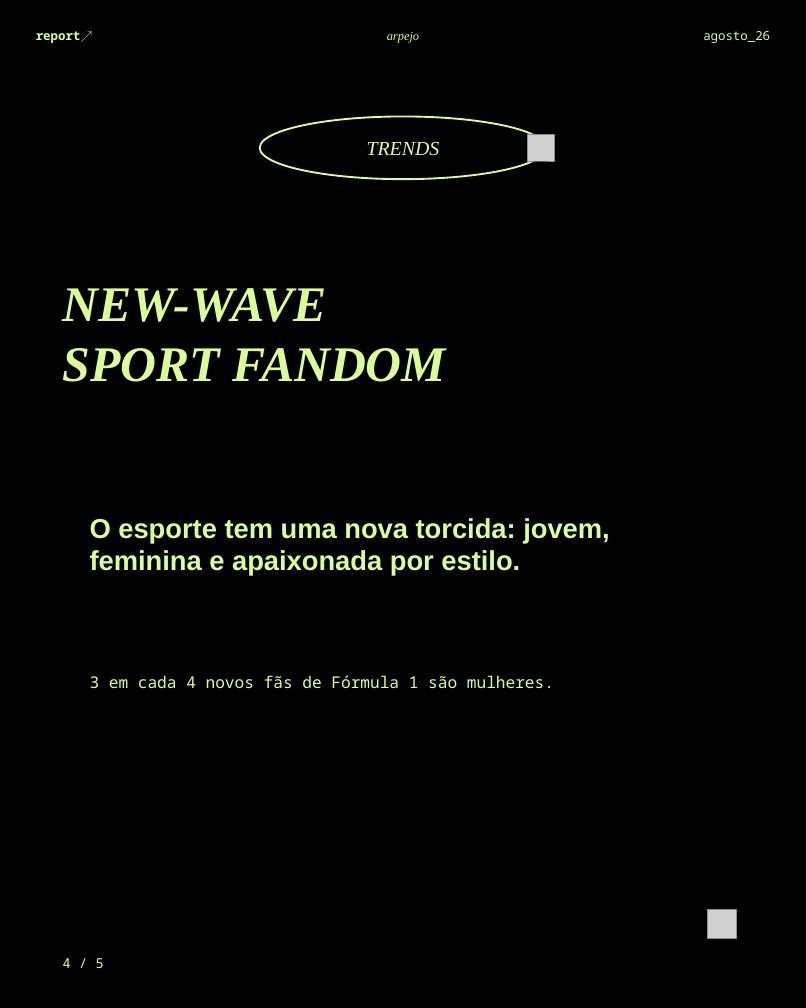
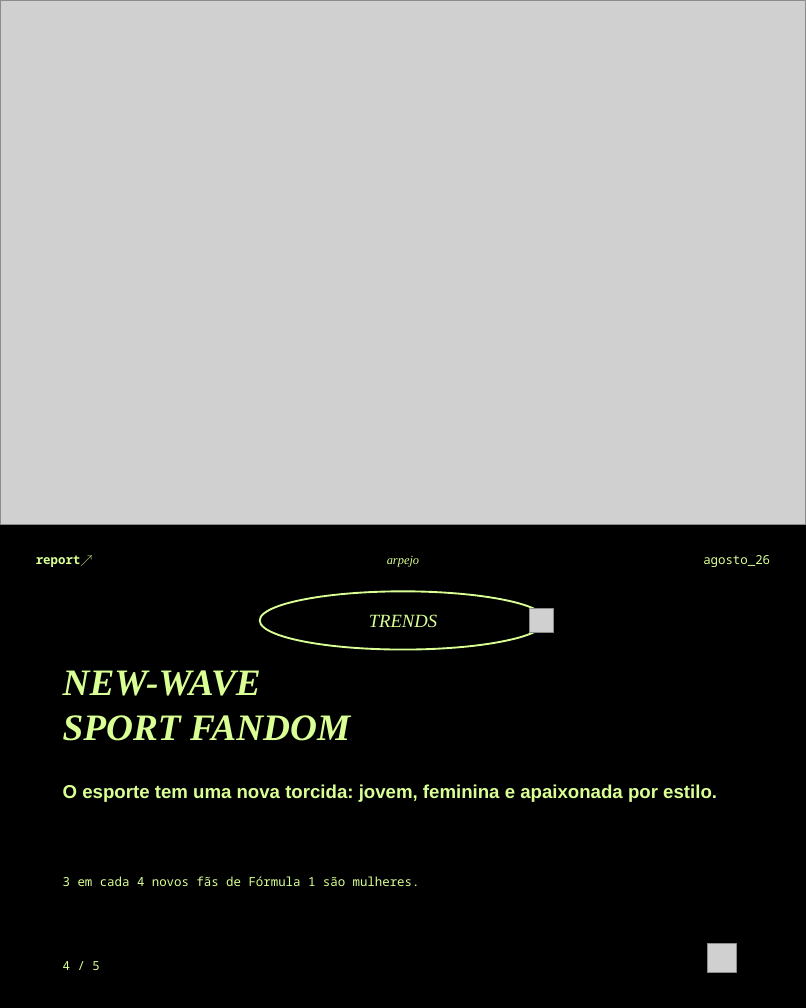
Before and after one commit to BiancaSchwanke/data-manipulation-exercises, a slide deck: slide 5 of entregas-agosto26/carrossel-instagram-agosto26.pptx. Drawn at 806x1008 pixels with LibreOffice and Linux fonts; fonts in the diff are those of the drawing; grey boxes stand for pictures; background and template pictures are left out. Boxes give left, top, right and bottom in pixels: in the first picture for what was removed or moved away, otherwise in the second. Text is boxed around its words. In the diff, an @@ line names an element or a change of style, - is before the commit and + after.

```diff
--- a/entregas-agosto26/carrossel-instagram-agosto26.pptx
+++ b/entregas-agosto26/carrossel-instagram-agosto26.pptx
@@ rectangle removed at [0,0,806,484] @@
@@ picture added at [0,0,806,524] @@
@@ rounded rectangle removed at [63,484,743,788] @@
@@ 3 texts: place and size @@
-3 texts at [36,31,770,43]
+3 texts at [36,555,770,567]
@@ text "TRENDS": place and size @@
-text "TRENDS" at [367,141,440,156]
+text "TRENDS" at [369,614,437,628]
@@ text "TRENDS" at [369,614,437,628]: size 16 to 15 pt @@
@@ ellipse: place and size @@
-ellipse at [260,116,546,179]
+ellipse at [260,591,546,649]
@@ picture: place and size @@
-picture at [527,134,553,160]
+picture at [529,608,553,632]
@@ text "NEW-WAVE": place and size @@
-text "NEW-WAVE" at [63,288,446,382]
+text "NEW-WAVE" at [63,670,350,741]
@@ text "NEW-WAVE" at [63,670,350,741]: size 40 to 30 pt; vertical alignment middle to top @@
@@ text "O esporte tem uma nova ...": place and size @@
-text "O esporte tem uma nova ..." at [90,518,609,576]
+text "O esporte tem uma nova ..." at [63,784,717,802]
@@ text "O esporte tem uma nova ..." at [63,784,717,802]: size 22 to 15 pt @@
@@ text "3 em cada 4 novos ...": place and size @@
-text "3 em cada 4 novos ..." at [90,675,554,688]
+text "3 em cada 4 novos ..." at [63,876,420,886]
@@ text "3 em cada 4 novos ..." at [63,876,420,886]: size 13 to 10 pt @@
@@ text "4 / 5" at [63,961,99,970]: size 11 to 10 pt @@
@@ picture: place and size @@
-picture at [707,909,736,938]
+picture at [707,943,736,972]
```
Also in this commit, not shown: 4 other slides changed, 1 other file.
